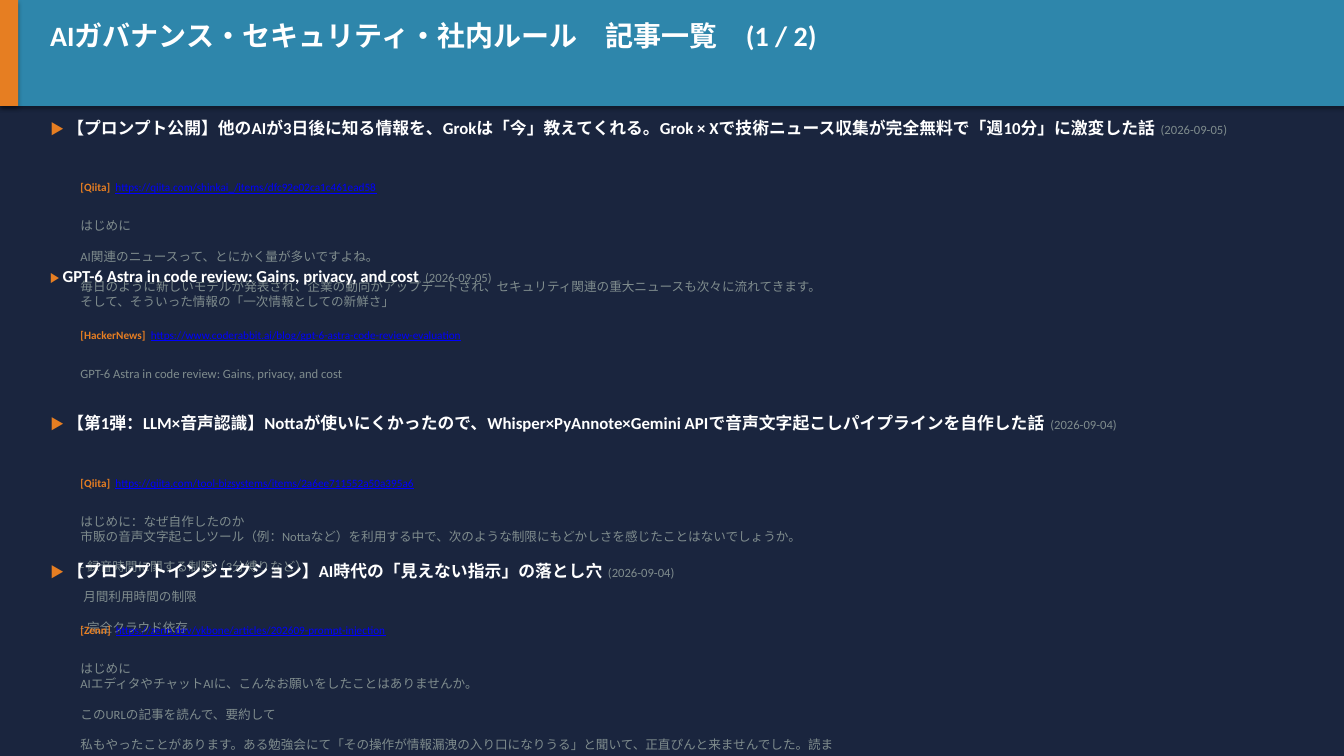
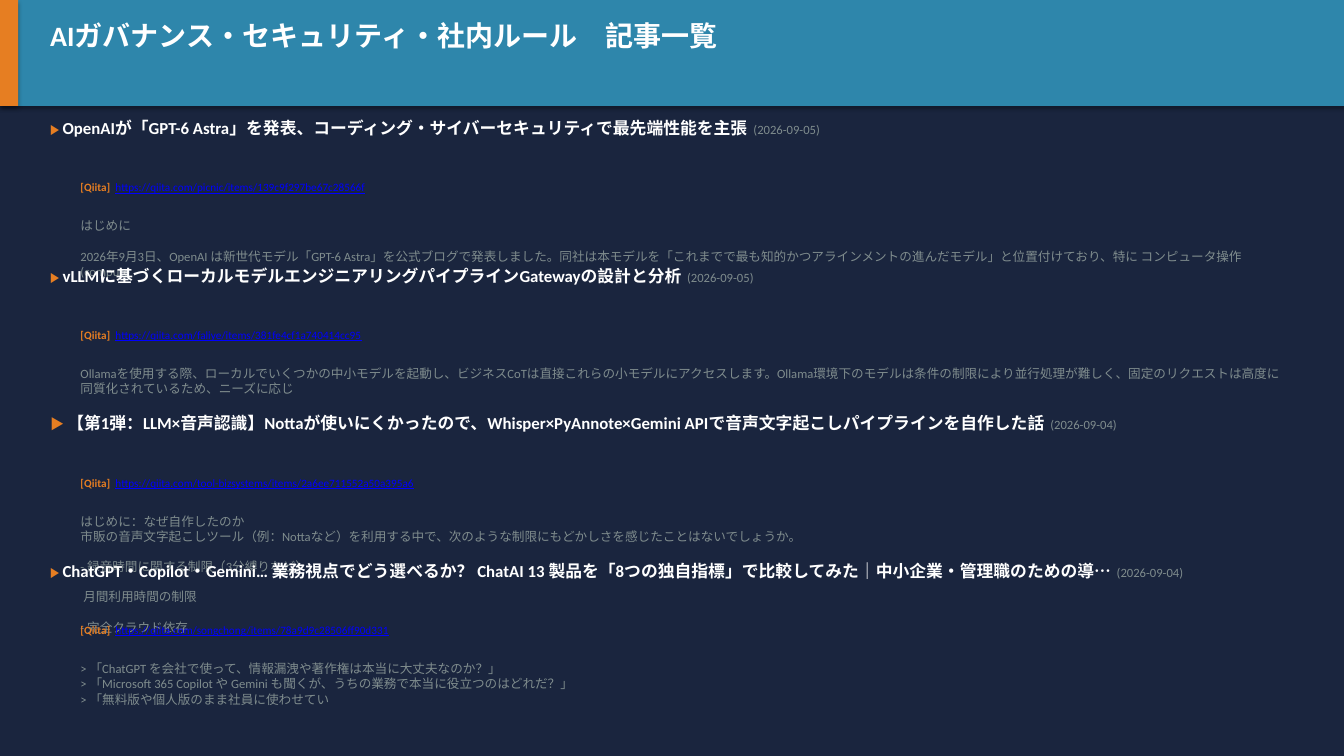
Before and after one commit to h-shoji-jws/ai-news-collector, a slide deck: slide 16 of data/2026-09-05.pptx. Drawn at 1344x756 pixels with LibreOffice and Linux fonts; fonts in the diff are those of the drawing. Boxes give left, top, right and bottom in pixels: in the first picture for what was removed or moved away, otherwise in the second. Text is boxed around its words. In the diff, an @@ line names an element or a change of style, - is before the commit and + after.

Commit message:
Add daily AI news collection: 2026-09-05

```diff
--- a/data/2026-09-05.pptx
+++ b/data/2026-09-05.pptx
@@ text at (50,22,718,49): text changed @@
-AIガバナンス・セキュリティ・社内ルール 記事一覧 (1 / 2)
+AIガバナンス・セキュリティ・社内ルール 記事一覧
@@ text at (63,121,819,137): text changed @@
-▶ 【プロンプト公開】他のAIが3日後に知る情報を、Grokは「今」教えてくれる。Grok × Xで技術ニュース収集が完全無料で「週10分」に激変した話 (2026-09-05)
+▶ OpenAIが「GPT-6 Astra」を発表、コーディング・サイバーセキュリティで最先端性能を主張 (2026-09-05)
@@ text at (80,183,364,194): text changed @@
-[Qiita] https://qiita.com/shinkai_/items/dfc92e02ca1c461ead58
+[Qiita] https://qiita.com/picnic/items/139c9f297be67c28566f
@@ text at (80,220,1242,263): text changed @@
-はじめに
-AI関連のニュースって、とにかく量が多いですよね。
-毎日のように新しいモデルが発表され、企業の動向がアップデートされ、セキュリティ関連の重大ニュースも次々に流れてきます。
-そして、そういった情報の「一次情報としての新鮮さ」
+はじめに
+2026年9月3日、OpenAI は新世代モデル「GPT-6 Astra」を公式ブログで発表しました。同社は本モデルを「これまでで最も知的かつアラインメントの進んだモデル」と位置付けており、特に コンピュータ操作(compute
@@ text at (63,268,753,285): text changed @@
-▶ GPT-6 Astra in code review: Gains, privacy, and cost (2026-09-05)
+▶ vLLMに基づくローカルモデルエンジニアリングパイプラインGatewayの設計と分析 (2026-09-05)
@@ text at (80,331,360,341): text changed @@
-[HackerNews] https://www.coderabbit.ai/blog/gpt-6-astra-code-review-evaluation
+[Qiita] https://qiita.com/faliye/items/381fe4cf1a740414cc95
@@ text at (80,368,1279,394): text changed @@
-GPT-6 Astra in code review: Gains, privacy, and cost
+Ollamaを使用する際、ローカルでいくつかの中小モデルを起動し、ビジネスCoTは直接これらの小モデルにアクセスします。Ollama環境下のモデルは条件の制限により並行処理が難しく、固定のリクエストは高度に同質化されているため、ニーズに応じ
@@ text at (63,560,1183,580): text changed @@
-▶ 【プロンプトインジェクション】AI時代の「見えない指示」の落とし穴 (2026-09-04)
+▶ ChatGPT・Copilot・Gemini… 業務視点でどう選べるか？ ChatAI 13 製品を「8つの独自指標」で比較してみた｜中小企業・管理職のための導… (2026-09-04)
@@ text at (80,625,388,638): text changed @@
-[Zenn] https://zenn.dev/ykbone/articles/202609-prompt-injection
+[Qiita] https://qiita.com/songchong/items/78a9d9c28506ff90d331
@@ text at (90,662,573,705): text changed @@
-はじめに
-AIエディタやチャットAIに、こんなお願いをしたことはありませんか。
-このURLの記事を読んで、要約して
-私もやったことがあります。ある勉強会にて「その操作が情報漏洩の入り口になりうる」と聞いて、正直ぴんと来ませんでした。読ま
+> 「ChatGPT を会社で使って、情報漏洩や著作権は本当に大丈夫なのか？」
+> 「Microsoft 365 Copilot や Gemini も聞くが、うちの業務で本当に役立つのはどれだ？」
+> 「無料版や個人版のまま社員に使わせてい
```
Also in this commit, not shown: 22 other slides changed, 1 slide added, 1 slide removed, 1 other file.
